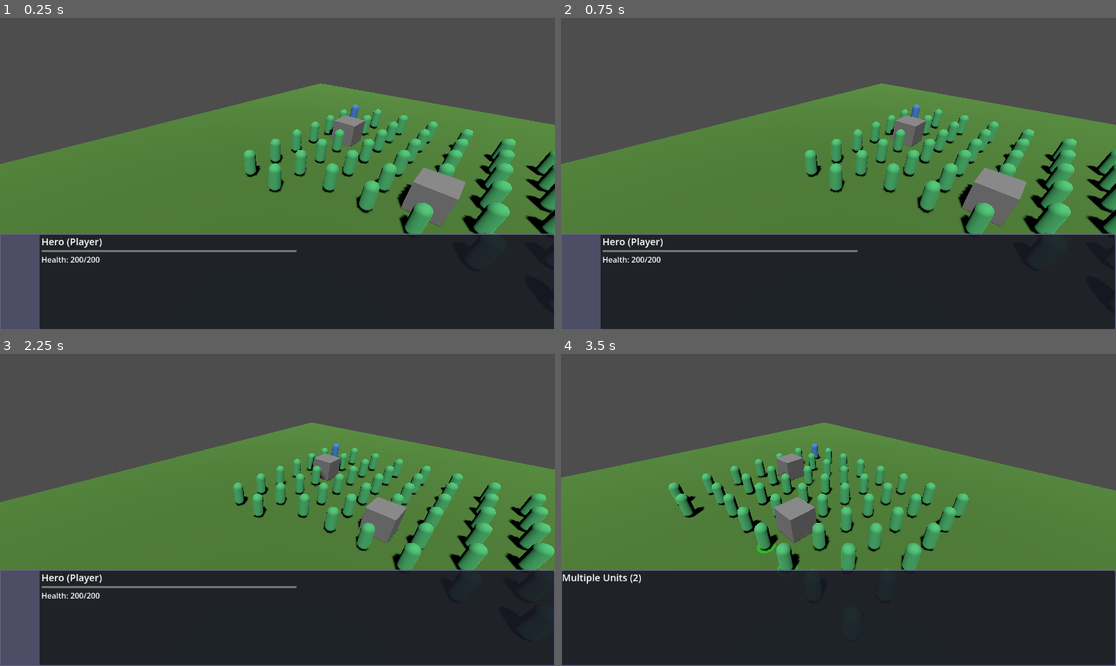
Above: before the commit, frames 1-4 (two rows, left to right).
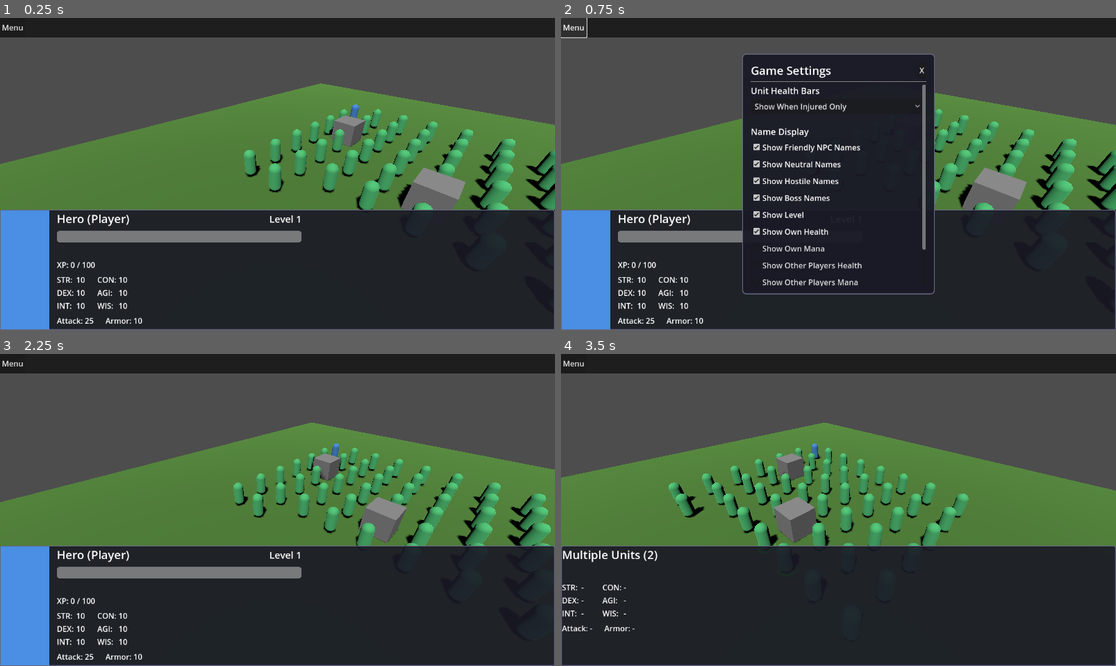
Above: after the commit, the same moments.

Repository: Panix-Develop/godot-rpg
Game: Godot game, scene res://scenes/world.tscn
The game is run twice, just before and just after one commit, with the same random seed, the same clock (stepped at 60 frames per second) and the same inputs.
Inputs (mouse positions are in pixels of both pictures, inside the frame that each line leads up to):
- Up to frame 1 (0.25 s): no input
- Up to frame 2 (0.75 s): click (572, 27) at 0.5 s, where only the run after the commit has a clickable "Menu"
- Up to frame 3 (2.25 s): click (360, 407) at 1.25 s, where only the run after the commit has a clickable "X"; tap Enter at 2 s; move the mouse to (399, 494) at 2.02 s; hold Right (ui_right) from 2.03 s (still down); tap Mouse wheel down (scroll_down) at 2.1 s; click (399, 494) at 2.17 s
- Up to frame 4 (3.5 s): release Right (ui_right) at 2.75 s; drag from (727, 525) to (810, 572) at 2.77 s

The runs differ from the first frame. In frame 1, 19% of the frame differs, in the area x 0-100%, y 0-100%; in frame 2, 36%; in frame 3, 19%; in frame 4, 15%.

Commit message:
feat(hud): Expand HUD system with settings and enhanced stats display
- Create GameSettings autoload singleton for global UI preferences
- Add top menu bar with Menu button
- Create settings panel with health bar, name display, and format options
- Implement settings panel logic with immediate apply
- Enhance bottom HUD panel (250px height) with detailed stats layout
- Add portrait, name, level, health, experience, 6 stats, combat stats
- Update HUD script to display all unit info including stats
- Support player-centric display (shows player when no selection)
- Portrait color matches unit type (blue/green/yellow/red)
- Health bar format respects settings (bar/numbers/percent)
- Show unspent stat points when available

Diff:
--- a/project.godot
+++ b/project.godot
@@ -15,6 +15,10 @@
 config/features=PackedStringArray("4.5", "Forward Plus")
 config/icon="res://icon.svg"
 
+[autoload]
+
+GameSettings="*res://scripts/autoloads/game_settings.gd"
+
 [input]
 
 scroll_up={
--- a/scenes/ui/hud.tscn
+++ b/scenes/ui/hud.tscn
@@ -1,6 +1,10 @@
-[gd_scene load_steps=4 format=3 uid="uid://b6v0xj5xrbgda"]
+[gd_scene load_steps=5 format=3 uid="uid://b6v0xj5xrbgda"]
 
 [ext_resource type="Script" path="res://scripts/ui/hud.gd" id="1_hud"]
+[ext_resource type="PackedScene" uid="uid://settings_panel_001" path="res://scenes/ui/settings_panel.tscn" id="2_settings"]
+
+[sub_resource type="StyleBoxFlat" id="StyleBoxFlat_topbar_bg"]
+bg_color = Color(0.1, 0.1, 0.1, 0.9)
 
 [sub_resource type="StyleBoxFlat" id="StyleBoxFlat_hud_bg"]
 bg_color = Color(0.1, 0.1, 0.15, 0.9)
@@ -23,6 +27,24 @@
 [node name="HUD" type="CanvasLayer"]
 script = ExtResource("1_hud")
 
+[node name="TopBar" type="PanelContainer" parent="."]
+anchors_preset = 10
+anchor_right = 1.0
+offset_bottom = 40.0
+grow_horizontal = 2
+theme_override_styles/panel = SubResource("StyleBoxFlat_topbar_bg")
+
+[node name="HBoxContainer" type="HBoxContainer" parent="TopBar"]
+layout_mode = 2
+
+[node name="MenuButton" type="Button" parent="TopBar/HBoxContainer"]
+layout_mode = 2
+text = "Menu"
+
+[node name="Spacer" type="Control" parent="TopBar/HBoxContainer"]
+layout_mode = 2
+size_flags_horizontal = 3
+
 [node name="SelectionBox" type="Panel" parent="."]
 visible = false
 offset_right = 100.0
@@ -34,38 +56,137 @@
 anchor_top = 1.0
 anchor_right = 1.0
 anchor_bottom = 1.0
-offset_top = -200.0
+offset_top = -250.0
 grow_horizontal = 2
 grow_vertical = 0
 theme_override_styles/panel = SubResource("StyleBoxFlat_hud_bg")
 
 [node name="HBoxContainer" type="HBoxContainer" parent="BottomPanel"]
 layout_mode = 2
+theme_override_constants/separation = 16
 
 [node name="UnitPortrait" type="ColorRect" parent="BottomPanel/HBoxContainer"]
-custom_minimum_size = Vector2(80, 80)
+custom_minimum_size = Vector2(100, 100)
 layout_mode = 2
 color = Color(0.3, 0.3, 0.4, 1)
 
 [node name="UnitInfo" type="VBoxContainer" parent="BottomPanel/HBoxContainer"]
 layout_mode = 2
 size_flags_horizontal = 3
+theme_override_constants/separation = 8
 
-[node name="UnitName" type="Label" parent="BottomPanel/HBoxContainer/UnitInfo"]
+[node name="TopRow" type="HBoxContainer" parent="BottomPanel/HBoxContainer/UnitInfo"]
 layout_mode = 2
+
+[node name="UnitName" type="Label" parent="BottomPanel/HBoxContainer/UnitInfo/TopRow"]
+layout_mode = 2
+size_flags_horizontal = 3
 text = "Unit Name"
+theme_override_font_sizes/font_size = 24
+
+[node name="UnitLevel" type="Label" parent="BottomPanel/HBoxContainer/UnitInfo/TopRow"]
+layout_mode = 2
+text = "Level 1"
 theme_override_font_sizes/font_size = 20
 
-[node name="UnitHealth" type="ProgressBar" parent="BottomPanel/HBoxContainer/UnitInfo"]
+[node name="HealthRow" type="VBoxContainer" parent="BottomPanel/HBoxContainer/UnitInfo"]
+layout_mode = 2
+
+[node name="UnitHealth" type="ProgressBar" parent="BottomPanel/HBoxContainer/UnitInfo/HealthRow"]
+custom_minimum_size = Vector2(0, 24)
 layout_mode = 2
 value = 100.0
 show_percentage = false
 
-[node name="UnitHealthLabel" type="Label" parent="BottomPanel/HBoxContainer/UnitInfo"]
+[node name="UnitHealthLabel" type="Label" parent="BottomPanel/HBoxContainer/UnitInfo/HealthRow"]
 layout_mode = 2
 text = "Health: 100/100"
 
+[node name="ExperienceLabel" type="Label" parent="BottomPanel/HBoxContainer/UnitInfo"]
+layout_mode = 2
+text = "XP: 0 / 100"
+
+[node name="StatsContainer" type="GridContainer" parent="BottomPanel/HBoxContainer/UnitInfo"]
+layout_mode = 2
+columns = 4
+
+[node name="StrLabel" type="Label" parent="BottomPanel/HBoxContainer/UnitInfo/StatsContainer"]
+layout_mode = 2
+text = "STR:"
+
+[node name="StrValue" type="Label" parent="BottomPanel/HBoxContainer/UnitInfo/StatsContainer"]
+custom_minimum_size = Vector2(40, 0)
+layout_mode = 2
+text = "10"
+
+[node name="ConLabel" type="Label" parent="BottomPanel/HBoxContainer/UnitInfo/StatsContainer"]
+layout_mode = 2
+text = "CON:"
+
+[node name="ConValue" type="Label" parent="BottomPanel/HBoxContainer/UnitInfo/StatsContainer"]
+custom_minimum_size = Vector2(40, 0)
+layout_mode = 2
+text = "10"
+
+[node name="DexLabel" type="Label" parent="BottomPanel/HBoxContainer/UnitInfo/StatsContainer"]
+layout_mode = 2
+text = "DEX:"
+
+[node name="DexValue" type="Label" parent="BottomPanel/HBoxContainer/UnitInfo/StatsContainer"]
+custom_minimum_size = Vector2(40, 0)
+layout_mode = 2
+text = "10"
+
+[node name="AgiLabel" type="Label" parent="BottomPanel/HBoxContainer/UnitInfo/StatsContainer"]
+layout_mode = 2
+text = "AGI:"
+
+[node name="AgiValue" type="Label" parent="BottomPanel/HBoxContainer/UnitInfo/StatsContainer"]
+custom_minimum_size = Vector2(40, 0)
+layout_mode = 2
+text = "10"
+
+[node name="IntLabel" type="Label" parent="BottomPanel/HBoxContainer/UnitInfo/StatsContainer"]
+layout_mode = 2
+text = "INT:"
+
+[node name="IntValue" type="Label" parent="BottomPanel/HBoxContainer/UnitInfo/StatsContainer"]
+custom_minimum_size = Vector2(40, 0)
+layout_mode = 2
+text = "10"
+
+[node name="WisLabel" type="Label" parent="BottomPanel/HBoxContainer/UnitInfo/StatsContainer"]
+layout_mode = 2
+text = "WIS:"
+
+[node name="WisValue" type="Label" parent="BottomPanel/HBoxContainer/UnitInfo/StatsContainer"]
+custom_minimum_size = Vector2(40, 0)
+layout_mode = 2
+text = "10"
+
+[node name="CombatStats" type="HBoxContainer" parent="BottomPanel/HBoxContainer/UnitInfo"]
+layout_mode = 2
+theme_override_constants/separation = 24
+
+[node name="AttackLabel" type="Label" parent="BottomPanel/HBoxContainer/UnitInfo/CombatStats"]
+layout_mode = 2
+text = "Attack: 0"
+
+[node name="ArmorLabel" type="Label" parent="BottomPanel/HBoxContainer/UnitInfo/CombatStats"]
+layout_mode = 2
+text = "Armor: 0"
+
+[node name="UnspentPointsLabel" type="Label" parent="BottomPanel/HBoxContainer/UnitInfo/CombatStats"]
+layout_mode = 2
+text = "Unspent Points: 0"
+theme_override_colors/font_color = Color(1, 1, 0, 1)
+
 [node name="Spacer" type="Control" parent="BottomPanel/HBoxContainer"]
-custom_minimum_size = Vector2(400, 0)
+custom_minimum_size = Vector2(200, 0)
 layout_mode = 2
 size_flags_horizontal = 3
+
+[node name="SettingsPanel" parent="." instance=ExtResource("2_settings")]
+visible = false
+
+[connection signal="pressed" from="TopBar/HBoxContainer/MenuButton" to="." method="_on_menu_button_pressed"]
--- /dev/null
+++ b/scenes/ui/settings_panel.tscn
@@ -0,0 +1,148 @@
+[gd_scene load_steps=3 format=3 uid="uid://settings_panel_001"]
+
+[ext_resource type="Script" path="res://scripts/ui/settings_panel.gd" id="1_settings"]
+
+[sub_resource type="StyleBoxFlat" id="StyleBoxFlat_panel_bg"]
+bg_color = Color(0.1, 0.1, 0.15, 0.95)
+border_width_left = 2
+border_width_top = 2
+border_width_right = 2
+border_width_bottom = 2
+border_color = Color(0.4, 0.4, 0.5, 1)
+corner_radius_top_left = 8
+corner_radius_top_right = 8
+corner_radius_bottom_left = 8
+corner_radius_bottom_right = 8
+
+[node name="SettingsPanel" type="PanelContainer"]
+anchors_preset = 8
+anchor_left = 0.5
+anchor_top = 0.5
+anchor_right = 0.5
+anchor_bottom = 0.5
+offset_left = -200.0
+offset_top = -250.0
+offset_right = 200.0
+offset_bottom = 250.0
+grow_horizontal = 2
+grow_vertical = 2
+theme_override_styles/panel = SubResource("StyleBoxFlat_panel_bg")
+script = ExtResource("1_settings")
+
+[node name="MarginContainer" type="MarginContainer" parent="."]
+layout_mode = 2
+theme_override_constants/margin_left = 16
+theme_override_constants/margin_top = 16
+theme_override_constants/margin_right = 16
+theme_override_constants/margin_bottom = 16
+
+[node name="VBoxContainer" type="VBoxContainer" parent="MarginContainer"]
+layout_mode = 2
+
+[node name="TitleBar" type="HBoxContainer" parent="MarginContainer/VBoxContainer"]
+layout_mode = 2
+
+[node name="Title" type="Label" parent="MarginContainer/VBoxContainer/TitleBar"]
+layout_mode = 2
+size_flags_horizontal = 3
+text = "Game Settings"
+theme_override_font_sizes/font_size = 24
+
+[node name="CloseButton" type="Button" parent="MarginContainer/VBoxContainer/TitleBar"]
+layout_mode = 2
+text = "X"
+
+[node name="HSeparator" type="HSeparator" parent="MarginContainer/VBoxContainer"]
+layout_mode = 2
+
+[node name="ScrollContainer" type="ScrollContainer" parent="MarginContainer/VBoxContainer"]
+custom_minimum_size = Vector2(0, 400)
+layout_mode = 2
+size_flags_vertical = 3
+
+[node name="SettingsContent" type="VBoxContainer" parent="MarginContainer/VBoxContainer/ScrollContainer"]
+layout_mode = 2
+size_flags_horizontal = 3
+size_flags_vertical = 3
+
+[node name="HealthBarSection" type="VBoxContainer" parent="MarginContainer/VBoxContainer/ScrollContainer/SettingsContent"]
+layout_mode = 2
+
+[node name="Label" type="Label" parent="MarginContainer/VBoxContainer/ScrollContainer/SettingsContent/HealthBarSection"]
+layout_mode = 2
+text = "Unit Health Bars"
+theme_override_font_sizes/font_size = 18
+
+[node name="HealthBarMode" type="OptionButton" parent="MarginContainer/VBoxContainer/ScrollContainer/SettingsContent/HealthBarSection"]
+layout_mode = 2
+
+[node name="Spacer1" type="Control" parent="MarginContainer/VBoxContainer/ScrollContainer/SettingsContent"]
+custom_minimum_size = Vector2(0, 16)
+layout_mode = 2
+
+[node name="NameDisplaySection" type="VBoxContainer" parent="MarginContainer/VBoxContainer/ScrollContainer/SettingsContent"]
+layout_mode = 2
+
+[node name="Label" type="Label" parent="MarginContainer/VBoxContainer/ScrollContainer/SettingsContent/NameDisplaySection"]
+layout_mode = 2
+text = "Name Display"
+theme_override_font_sizes/font_size = 18
+
+[node name="ShowFriendlyNames" type="CheckBox" parent="MarginContainer/VBoxContainer/ScrollContainer/SettingsContent/NameDisplaySection"]
+layout_mode = 2
+button_pressed = true
+text = "Show Friendly NPC Names"
+
+[node name="ShowNeutralNames" type="CheckBox" parent="MarginContainer/VBoxContainer/ScrollContainer/SettingsContent/NameDisplaySection"]
+layout_mode = 2
+button_pressed = true
+text = "Show Neutral Names"
+
+[node name="ShowHostileNames" type="CheckBox" parent="MarginContainer/VBoxContainer/ScrollContainer/SettingsContent/NameDisplaySection"]
+layout_mode = 2
+button_pressed = true
+text = "Show Hostile Names"
+
+[node name="ShowBossNames" type="CheckBox" parent="MarginContainer/VBoxContainer/ScrollContainer/SettingsContent/NameDisplaySection"]
+layout_mode = 2
+button_pressed = true
+text = "Show Boss Names"
+
+[node name="ShowLevel" type="CheckBox" parent="MarginContainer/VBoxContainer/ScrollContainer/SettingsContent/NameDisplaySection"]
+layout_mode = 2
+button_pressed = true
+text = "Show Level"
+
+[node name="ShowOwnHealth" type="CheckBox" parent="MarginContainer/VBoxContainer/ScrollContainer/SettingsContent/NameDisplaySection"]
+layout_mode = 2
+button_pressed = true
+text = "Show Own Health"
+
+[node name="ShowOwnMana" type="CheckBox" parent="MarginContainer/VBoxContainer/ScrollContainer/SettingsContent/NameDisplaySection"]
+layout_mode = 2
+text = "Show Own Mana"
+
+[node name="ShowOtherHealth" type="CheckBox" parent="MarginContainer/VBoxContainer/ScrollContainer/SettingsContent/NameDisplaySection"]
+layout_mode = 2
+text = "Show Other Players Health"
+
+[node name="ShowOtherMana" type="CheckBox" parent="MarginContainer/VBoxContainer/ScrollContainer/SettingsContent/NameDisplaySection"]
+layout_mode = 2
+text = "Show Other Players Mana"
+
+[node name="Spacer2" type="Control" parent="MarginContainer/VBoxContainer/ScrollContainer/SettingsContent"]
+custom_minimum_size = Vector2(0, 16)
+layout_mode = 2
+
+[node name="HealthBarFormatSection" type="VBoxContainer" parent="MarginContainer/VBoxContainer/ScrollContainer/SettingsContent"]
+layout_mode = 2
+
+[node name="Label" type="Label" parent="MarginContainer/VBoxContainer/ScrollContainer/SettingsContent/HealthBarFormatSection"]
+layout_mode = 2
+text = "Health Bar Numbers"
+theme_override_font_sizes/font_size = 18
+
+[node name="HealthBarFormat" type="OptionButton" parent="MarginContainer/VBoxContainer/ScrollContainer/SettingsContent/HealthBarFormatSection"]
+layout_mode = 2
+
+[connection signal="pressed" from="MarginContainer/VBoxContainer/TitleBar/CloseButton" to="." method="_on_close_button_pressed"]
--- /dev/null
+++ b/scripts/autoloads/game_settings.gd
@@ -0,0 +1,30 @@
+extends Node
+
+## Global game settings singleton.
+## Manages UI preferences and visibility options.
+
+# Health bar settings
+var health_bar_mode: String = "injured"  # Options: never, always, injured
+
+# Name display settings
+var show_friendly_names: bool = true
+var show_neutral_names: bool = true
+var show_hostile_names: bool = true
+var show_boss_names: bool = true
+var show_level: bool = true
+
+# Health/Mana display (for player and other players)
+var show_own_health: bool = true
+var show_own_mana: bool = false
+var show_other_health: bool = false
+var show_other_mana: bool = false
+
+# Health bar format
+var health_bar_format: String = "bar"  # Options: bar, numbers, percent
+
+# Signal emitted when any setting changes
+signal settings_changed()
+
+func apply_settings():
+	"""Apply current settings to all units and UI elements."""
+	settings_changed.emit()
--- a/scripts/ui/hud.gd
+++ b/scripts/ui/hud.gd
@@ -2,11 +2,31 @@
 
 @onready var selection_box = $SelectionBox
 @onready var bottom_panel = $BottomPanel
+@onready var settings_panel = $SettingsPanel
+
+# Unit info elements
 @onready var unit_portrait = $BottomPanel/HBoxContainer/UnitPortrait
-@onready var unit_info = $BottomPanel/HBoxContainer/UnitInfo
-@onready var unit_name_label = $BottomPanel/HBoxContainer/UnitInfo/UnitName
-@onready var unit_health_bar = $BottomPanel/HBoxContainer/UnitInfo/UnitHealth
-@onready var unit_health_label = $BottomPanel/HBoxContainer/UnitInfo/UnitHealthLabel
+@onready var unit_name_label = $BottomPanel/HBoxContainer/UnitInfo/TopRow/UnitName
+@onready var unit_level_label = $BottomPanel/HBoxContainer/UnitInfo/TopRow/UnitLevel
+@onready var unit_health_bar = $BottomPanel/HBoxContainer/UnitInfo/HealthRow/UnitHealth
+@onready var unit_health_label = $BottomPanel/HBoxContainer/UnitInfo/HealthRow/UnitHealthLabel
+@onready var experience_label = $BottomPanel/HBoxContainer/UnitInfo/ExperienceLabel
+
+# Stats elements
+@onready var str_value = $BottomPanel/HBoxContainer/UnitInfo/StatsContainer/StrValue
+@onready var con_value = $BottomPanel/HBoxContainer/UnitInfo/StatsContainer/ConValue
+@onready var dex_value = $BottomPanel/HBoxContainer/UnitInfo/StatsContainer/DexValue
+@onready var agi_value = $BottomPanel/HBoxContainer/UnitInfo/StatsContainer/AgiValue
+@onready var int_value = $BottomPanel/HBoxContainer/UnitInfo/StatsContainer/IntValue
+@onready var wis_value = $BottomPanel/HBoxContainer/UnitInfo/StatsContainer/WisValue
+
+# Combat stats
+@onready var attack_label = $BottomPanel/HBoxContainer/UnitInfo/CombatStats/AttackLabel
+@onready var armor_label = $BottomPanel/HBoxContainer/UnitInfo/CombatStats/ArmorLabel
+@onready var unspent_points_label = $BottomPanel/HBoxContainer/UnitInfo/CombatStats/UnspentPointsLabel
+
+func _on_menu_button_pressed():
+	settings_panel.visible = !settings_panel.visible
 
 func update_selection_box(box_visible: bool, rect: Rect2 = Rect2()):
 	selection_box.visible = box_visible
@@ -16,29 +36,101 @@
 
 func update_unit_info(selected_units: Array, player_unit: Node = null):
 	if selected_units.size() == 1 and is_instance_valid(selected_units[0]):
-		var unit = selected_units[0]
-		var info = unit.get_unit_info()
-		unit_name_label.text = info["name"]
-		unit_health_bar.value = (info["health"] / info["max_health"]) * 100
-		unit_health_label.text = "Health: %d/%d" % [info["health"], info["max_health"]]
-		unit_health_bar.visible = true
-		unit_portrait.visible = true
-		bottom_panel.visible = true
+		display_single_unit(selected_units[0])
 	elif selected_units.size() > 1:
-		unit_name_label.text = "Multiple Units (%d)" % selected_units.size()
-		unit_health_label.text = ""
-		unit_health_bar.visible = false
-		unit_portrait.visible = false
-		bottom_panel.visible = true
+		display_multiple_units(selected_units)
 	else:
 		# Show player unit info when nothing is selected
 		if is_instance_valid(player_unit):
-			var info = player_unit.get_unit_info()
-			unit_name_label.text = info["name"] + " (Player)"
-			unit_health_bar.value = (info["health"] / info["max_health"]) * 100
-			unit_health_label.text = "Health: %d/%d" % [info["health"], info["max_health"]]
-			unit_health_bar.visible = true
-			unit_portrait.visible = true
-			bottom_panel.visible = true
+			display_single_unit(player_unit, true)
 		else:
 			bottom_panel.visible = false
+
+func display_single_unit(unit: Node, is_default_display: bool = false):
+	"""Display detailed info for a single unit."""
+	var info = unit.get_unit_info()
+
+	# Set name and level
+	var display_text = info["name"]
+	if is_default_display:
+		display_text += " (Player)"
+	unit_name_label.text = display_text
+	unit_level_label.text = "Level %d" % info["level"]
+
+	# Set health bar
+	var health_percent = (info["health"] / info["max_health"]) * 100 if info["max_health"] > 0 else 0
+	unit_health_bar.value = health_percent
+
+	# Format health label based on settings
+	match GameSettings.health_bar_format:
+		"numbers":
+			unit_health_label.text = "Health: %d/%d" % [info["health"], info["max_health"]]
+		"percent":
+			unit_health_label.text = "Health: %d%%" % health_percent
+		_:  # "bar"
+			unit_health_label.text = ""
+
+	# Experience (only for player units)
+	if "experience" in info and info.get("experience_to_next", 0) > 0:
+		experience_label.text = "XP: %d / %d" % [info["experience"], info["experience_to_next"]]
+		experience_label.visible = true
+	else:
+		experience_label.visible = false
+
+	# Stats
+	var stats = info.get("stats", {})
+	str_value.text = str(stats.get("strength", 0))
+	con_value.text = str(stats.get("constitution", 0))
+	dex_value.text = str(stats.get("dexterity", 0))
+	agi_value.text = str(stats.get("agility", 0))
+	int_value.text = str(stats.get("intelligence", 0))
+	wis_value.text = str(stats.get("wisdom", 0))
+
+	# Combat stats
+	attack_label.text = "Attack: %d" % info.get("attack_damage", 0)
+	armor_label.text = "Armor: %d" % info.get("armor", 0)
+
+	# Unspent points
+	var unspent = info.get("unspent_points", 0)
+	if unspent > 0:
+		unspent_points_label.text = "Unspent Points: %d" % unspent
+		unspent_points_label.visible = true
+	else:
+		unspent_points_label.visible = false
+
+	# Set portrait color based on unit type (simple for now)
+	if unit.has_method("is_in_group"):
+		if unit.is_in_group("unit_player"):
+			unit_portrait.color = Color(0.29, 0.56, 0.89)  # Blue
+		elif unit.is_in_group("unit_enemy"):
+			unit_portrait.color = Color(0.91, 0.30, 0.24)  # Red
+		elif unit.is_in_group("unit_neutral"):
+			unit_portrait.color = Color(1.0, 0.84, 0.0)    # Yellow
+		else:
+			unit_portrait.color = Color(0.31, 0.78, 0.47)  # Green (friendly)
+
+	unit_health_bar.visible = true
+	unit_portrait.visible = true
+	bottom_panel.visible = true
+
+func display_multiple_units(units: Array):
+	"""Display info for multiple selected units."""
+	unit_name_label.text = "Multiple Units (%d)" % units.size()
+	unit_level_label.text = ""
+	unit_health_label.text = ""
+	experience_label.visible = false
+	unit_health_bar.visible = false
+	unit_portrait.visible = false
+	unspent_points_label.visible = false
+
+	# Clear stats display
+	str_value.text = "-"
+	con_value.text = "-"
+	dex_value.text = "-"
+	agi_value.text = "-"
+	int_value.text = "-"
+	wis_value.text = "-"
+	attack_label.text = "Attack: -"
+	armor_label.text = "Armor: -"
+
+	bottom_panel.visible = true
--- /dev/null
+++ b/scripts/ui/settings_panel.gd
@@ -0,0 +1,85 @@
+extends PanelContainer
+
+## Settings panel for configuring UI preferences.
+## All changes apply immediately to GameSettings singleton.
+
+@onready var health_bar_mode = $MarginContainer/VBoxContainer/ScrollContainer/SettingsContent/HealthBarSection/HealthBarMode
+@onready var show_friendly_names = $MarginContainer/VBoxContainer/ScrollContainer/SettingsContent/NameDisplaySection/ShowFriendlyNames
+@onready var show_neutral_names = $MarginContainer/VBoxContainer/ScrollContainer/SettingsContent/NameDisplaySection/ShowNeutralNames
+@onready var show_hostile_names = $MarginContainer/VBoxContainer/ScrollContainer/SettingsContent/NameDisplaySection/ShowHostileNames
+@onready var show_boss_names = $MarginContainer/VBoxContainer/ScrollContainer/SettingsContent/NameDisplaySection/ShowBossNames
+@onready var show_level = $MarginContainer/VBoxContainer/ScrollContainer/SettingsContent/NameDisplaySection/ShowLevel
+@onready var show_own_health = $MarginContainer/VBoxContainer/ScrollContainer/SettingsContent/NameDisplaySection/ShowOwnHealth
+@onready var show_own_mana = $MarginContainer/VBoxContainer/ScrollContainer/SettingsContent/NameDisplaySection/ShowOwnMana
+@onready var show_other_health = $MarginContainer/VBoxContainer/ScrollContainer/SettingsContent/NameDisplaySection/ShowOtherHealth
+@onready var show_other_mana = $MarginContainer/VBoxContainer/ScrollContainer/SettingsContent/NameDisplaySection/ShowOtherMana
+@onready var health_bar_format = $MarginContainer/VBoxContainer/ScrollContainer/SettingsContent/HealthBarFormatSection/HealthBarFormat
+
+func _ready():
+	# Populate dropdowns
+	health_bar_mode.add_item("Never Show", 0)
+	health_bar_mode.add_item("Always Show", 1)
+	health_bar_mode.add_item("Show When Injured Only", 2)
+
+	health_bar_format.add_item("Show Bar Only", 0)
+	health_bar_format.add_item("Show Numbers", 1)
+	health_bar_format.add_item("Show Percent", 2)
+
+	# Load current settings
+	load_settings()
+
+	# Connect signals
+	health_bar_mode.item_selected.connect(_on_health_bar_mode_changed)
+	health_bar_format.item_selected.connect(_on_health_bar_format_changed)
+
+	show_friendly_names.toggled.connect(func(pressed): GameSettings.show_friendly_names = pressed; GameSettings.apply_settings())
+	show_neutral_names.toggled.connect(func(pressed): GameSettings.show_neutral_names = pressed; GameSettings.apply_settings())
+	show_hostile_names.toggled.connect(func(pressed): GameSettings.show_hostile_names = pressed; GameSettings.apply_settings())
+	show_boss_names.toggled.connect(func(pressed): GameSettings.show_boss_names = pressed; GameSettings.apply_settings())
+	show_level.toggled.connect(func(pressed): GameSettings.show_level = pressed; GameSettings.apply_settings())
+	show_own_health.toggled.connect(func(pressed): GameSettings.show_own_health = pressed; GameSettings.apply_settings())
+	show_own_mana.toggled.connect(func(pressed): GameSettings.show_own_mana = pressed; GameSettings.apply_settings())
+	show_other_health.toggled.connect(func(pressed): GameSettings.show_other_health = pressed; GameSettings.apply_settings())
+	show_other_mana.toggled.connect(func(pressed): GameSettings.show_other_mana = pressed; GameSettings.apply_settings())
+
+func load_settings():
+	"""Load current settings from GameSettings singleton."""
+	# Health bar mode
+	match GameSettings.health_bar_mode:
+		"never": health_bar_mode.selected = 0
+		"always": health_bar_mode.selected = 1
+		"injured": health_bar_mode.selected = 2
+
+	# Health bar format
+	match GameSettings.health_bar_format:
+		"bar": health_bar_format.selected = 0
+		"numbers": health_bar_format.selected = 1
+		"percent": health_bar_format.selected = 2
+
+	# Checkboxes
+	show_friendly_names.button_pressed = GameSettings.show_friendly_names
+	show_neutral_names.button_pressed = GameSettings.show_neutral_names
+	show_hostile_names.button_pressed = GameSettings.show_hostile_names
+	show_boss_names.button_pressed = GameSettings.show_boss_names
+	show_level.button_pressed = GameSettings.show_level
+	show_own_health.button_pressed = GameSettings.show_own_health
+	show_own_mana.button_pressed = GameSettings.show_own_mana
+	show_other_health.button_pressed = GameSettings.show_other_health
+	show_other_mana.button_pressed = GameSettings.show_other_mana
+
+func _on_health_bar_mode_changed(index: int):
+	match index:
+		0: GameSettings.health_bar_mode = "never"
+		1: GameSettings.health_bar_mode = "always"
+		2: GameSettings.health_bar_mode = "injured"
+	GameSettings.apply_settings()
+
+func _on_health_bar_format_changed(index: int):
+	match index:
+		0: GameSettings.health_bar_format = "bar"
+		1: GameSettings.health_bar_format = "numbers"
+		2: GameSettings.health_bar_format = "percent"
+	GameSettings.apply_settings()
+
+func _on_close_button_pressed():
+	hide()
Not shown, changed: .tasks/tasks-hud-expansion-and-bug-fixes.md
